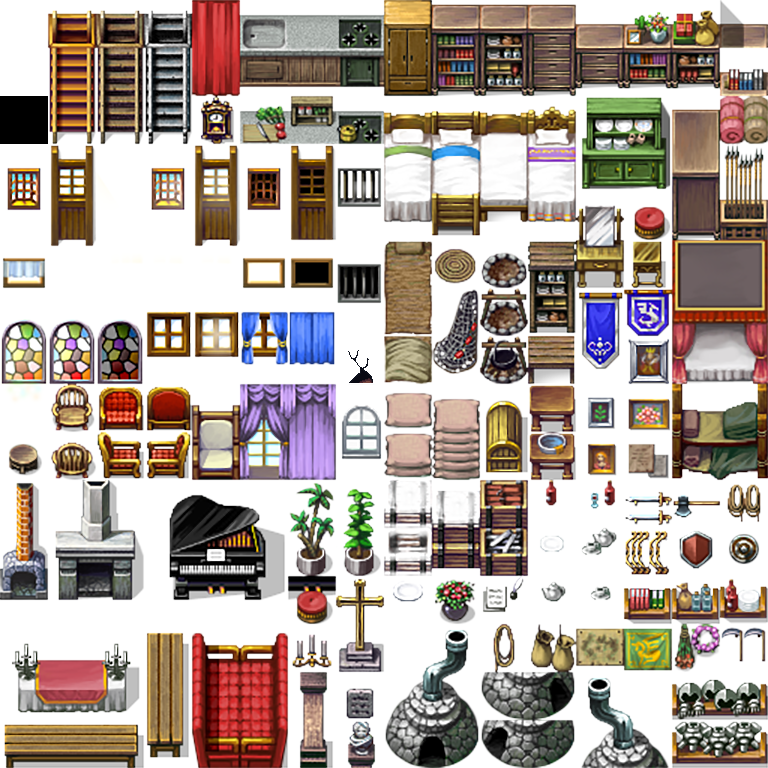
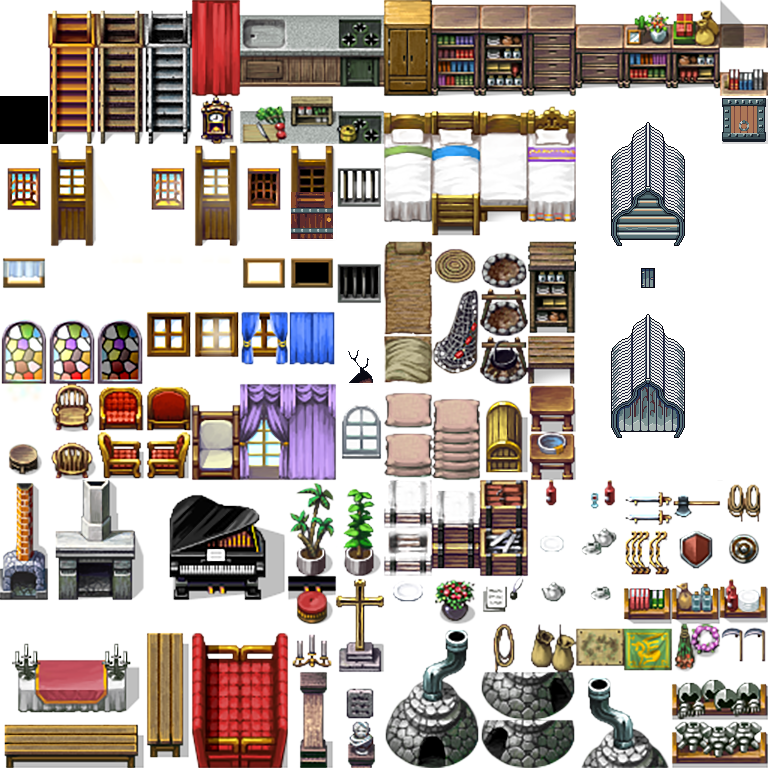
Layers edited between the first and the second 768 x 768 image:
added layer "Trapdoor" above "Layer 2" over (722, 98, 768, 144)
added layer "Layer 2" above "Mouse Hole" over (611, 122, 685, 438)
added layer "Door" above "Layer 3" over (291, 192, 333, 239)
painted on "Layer 1" over (290, 96, 768, 480)